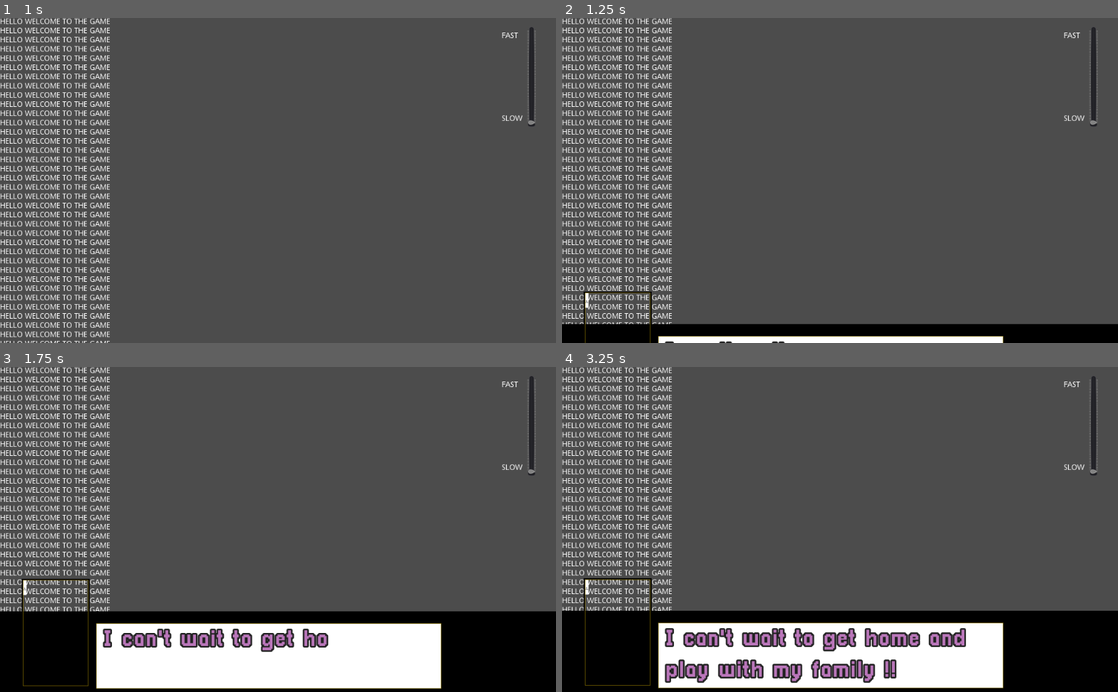
Above: before the commit, frames 1-4 (two rows, left to right).
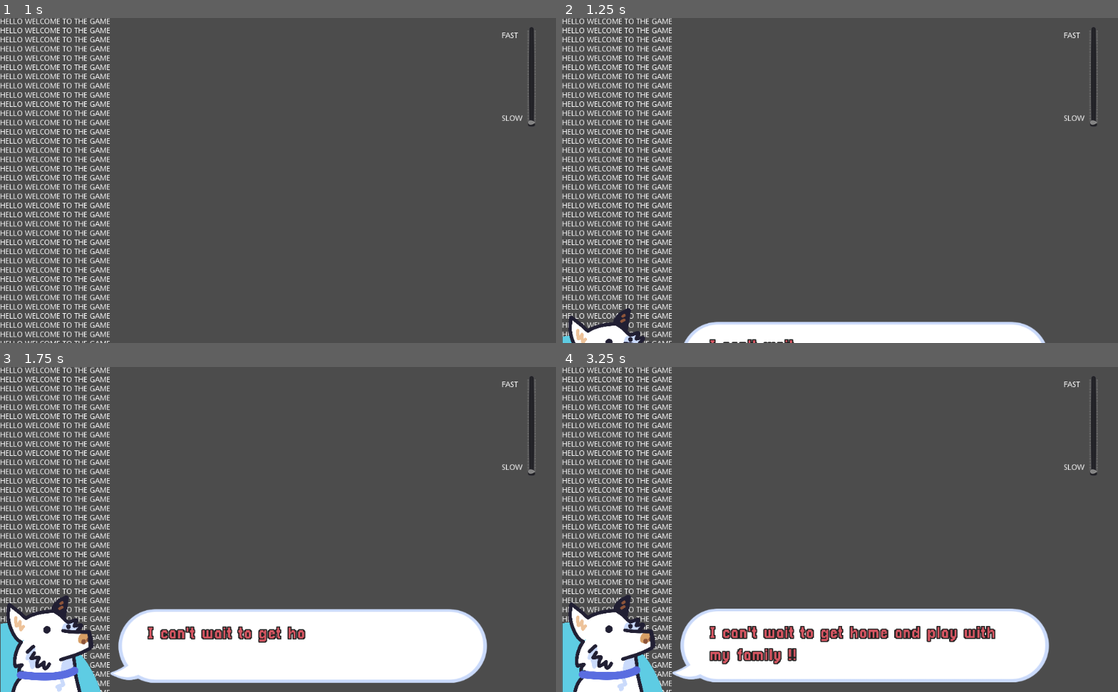
Above: after the commit, the same moments.

Repository: DevinPentecost/gmtkjam-2019
Game: Godot game, scene res://main_scenes/main_menu.tscn
Same seed, same stepped clock (60 frames per second), same inputs: the game is played once before the commit and once after it. Sound files missing from this copy of the repository are replaced by a short silence.
Inputs (mouse positions are in pixels of both pictures, inside the frame that each line leads up to):
- Up to frame 1 (1 s): click "START GAME" at 0.5 s
- Up to frame 2 (1.25 s): no input
- Up to frame 3 (1.75 s): tap Enter at 1.25 s; move the mouse to (400, 513) at 1.27 s; hold Right (player_turn_right) from 1.28 s (still down); hold Up (player_turn_straight) from 1.28 s (still down); click (400, 513) at 1.42 s
- Up to frame 4 (3.25 s): move the mouse to (728, 545) at 2.02 s; release Right (player_turn_right) at 2.03 s; release Up (player_turn_straight) at 2.03 s; hold Left (player_turn_left) 2.03-2.78 s; tap Up (player_turn_straight) at 2.1 s; move the mouse to (895, 458) at 2.77 s; hold Right (player_turn_right) from 2.78 s (still down); hold Up (player_turn_straight) from 2.78 s (still down)

Frame 1 is identical in both runs. In frame 2, 5.6% of the frame differs, in the area x 0-100%, y 84-100%; in frame 3, 18%; in frame 4, 21%, in the area x 0-100%, y 64-100%.

Commit message:
changed chat ui

Diff:
--- a/project/main_scenes/game_scene.gd
+++ b/project/main_scenes/game_scene.gd
@@ -10,12 +10,12 @@
 
 	# As a test, just use the default message and portrait
 	var dict0 = {}
-	dict0["portrait_texture"] = load("res://2d_resources/portrait_test.png")
+	dict0["portrait_texture"] = load("res://2d_resources/dogs/dog2a.png")
 	dict0["text_message"] = "I can't wait to get home and play with my family !!"
 	$passenger_message.append_passenger_message(dict0)
 
 	var dict1 = {}
-	dict1["portrait_texture"] = load("res://2d_resources/portrait_test.png")
+	dict1["portrait_texture"] = load("res://2d_resources/dogs/dog2a.png")
 	dict1["text_message"] = "kill yourself"
 	$passenger_message.append_passenger_message(dict1)
 	pass # Replace with function body.
--- a/project/objects/audio/driving_engine_sound.tscn
+++ b/project/objects/audio/driving_engine_sound.tscn
@@ -7,4 +7,5 @@
 script = ExtResource( 1 )
 
 [node name="audioplayer_engine" type="AudioStreamPlayer2D" parent="."]
+position = Vector2( 519.427, 312.324 )
 stream = ExtResource( 2 )
--- a/project/objects/audio/intro_message.tscn
+++ b/project/objects/audio/intro_message.tscn
@@ -12,21 +12,27 @@
 script = ExtResource( 1 )
 
 [node name="audio_welcome" type="AudioStreamPlayer2D" parent="."]
+position = Vector2( 512.746, 297.293 )
 stream = ExtResource( 2 )
 
 [node name="audio_great_day" type="AudioStreamPlayer2D" parent="."]
+position = Vector2( 512.746, 297.293 )
 stream = ExtResource( 3 )
 
 [node name="audio_out_and_about" type="AudioStreamPlayer2D" parent="."]
+position = Vector2( 512.746, 297.293 )
 stream = ExtResource( 4 )
 
 [node name="audio_up_to_you" type="AudioStreamPlayer2D" parent="."]
+position = Vector2( 512.746, 297.293 )
 stream = ExtResource( 5 )
 
 [node name="audio_your_guide" type="AudioStreamPlayer2D" parent="."]
+position = Vector2( 512.746, 297.293 )
 stream = ExtResource( 6 )
 
 [node name="audio_lets_take_a_look" type="AudioStreamPlayer2D" parent="."]
+position = Vector2( 512.746, 297.293 )
 stream = ExtResource( 7 )
 [connection signal="finished" from="audio_welcome" to="." method="_on_audio_finished"]
 [connection signal="finished" from="audio_great_day" to="." method="_on_audio_finished"]
--- a/project/objects/gui/passenger_message.tscn
+++ b/project/objects/gui/passenger_message.tscn
@@ -1,10 +1,9 @@
-[gd_scene load_steps=8 format=2]
+[gd_scene load_steps=7 format=2]
 
 [ext_resource path="res://objects/gui/passenger_message.gd" type="Script" id=1]
-[ext_resource path="res://2d_resources/text_container_test.png" type="Texture" id=2]
-[ext_resource path="res://2d_resources/text_background_test.png" type="Texture" id=3]
-[ext_resource path="res://2d_resources/portait_border.png" type="Texture" id=4]
-[ext_resource path="res://2d_resources/portrait_test.png" type="Texture" id=5]
+[ext_resource path="res://2d_resources/dogs/chatbox.png" type="Texture" id=2]
+[ext_resource path="res://2d_resources/dogs/dog2a.png" type="Texture" id=3]
+[ext_resource path="res://2d_resources/dogs/circle.png" type="Texture" id=4]
 
 [sub_resource type="DynamicFontData" id=1]
 font_path = "res://2d_resources/font/pixellari/Pixellari.ttf"
@@ -33,31 +32,32 @@
 stretch_mode = 3
 
 [node name="texture_text_container" type="TextureRect" parent="texture_all_elements"]
-margin_top = 60.0
-margin_right = 1024.0
-margin_bottom = 210.0
+margin_left = -1.29236
+margin_top = 41.9071
+margin_right = 1022.71
+margin_bottom = 191.907
 rect_min_size = Vector2( 680, 150 )
 rect_clip_content = true
-texture = ExtResource( 2 )
 stretch_mode = 3
 
 [node name="texture_text_border" type="TextureRect" parent="texture_all_elements/texture_text_container"]
-margin_left = 175.0
-margin_top = 20.0
-margin_right = 815.0
-margin_bottom = 145.0
+margin_left = 200.801
+margin_top = -0.45871
+margin_right = 1224.8
+margin_bottom = 255.541
 rect_min_size = Vector2( 640, 125 )
-texture = ExtResource( 3 )
+rect_scale = Vector2( 0.701402, 0.703347 )
+texture = ExtResource( 2 )
 
 [node name="richtext_message" type="RichTextLabel" parent="texture_all_elements/texture_text_container/texture_text_border"]
-margin_left = 15.0
-margin_top = 5.0
-margin_right = 615.0
-margin_bottom = 120.0
+margin_left = 102.0
+margin_top = 58.0
+margin_right = 913.0
+margin_bottom = 173.0
 rect_min_size = Vector2( 605, 115 )
 rect_clip_content = false
 custom_fonts/normal_font = SubResource( 2 )
-custom_colors/default_color = Color( 0.733333, 0.466667, 0.733333, 1 )
+custom_colors/default_color = Color( 0.85098, 0.341176, 0.388235, 1 )
 meta_underlined = false
 text = "I can't wait to go home and see my family!"
 scroll_active = false
@@ -65,24 +65,32 @@
 [node name="tween_text_visible" type="Tween" parent="texture_all_elements/texture_text_container/texture_text_border/richtext_message"]
 
 [node name="texture_portrait_border" type="TextureRect" parent="texture_all_elements"]
-margin_left = 40.0
-margin_right = 165.0
-margin_bottom = 200.0
+margin_left = 1.41812
+margin_top = 11.0906
+margin_right = 216.418
+margin_bottom = 211.091
 rect_min_size = Vector2( 125, 200 )
 rect_clip_content = true
-texture = ExtResource( 4 )
 
 [node name="texture_portrait" type="TextureRect" parent="texture_all_elements/texture_portrait_border"]
 show_behind_parent = true
-margin_left = -8.0
-margin_top = -10.0
-margin_right = 117.0
-margin_bottom = 190.0
+margin_left = -8.20151
+margin_top = -6.78442
+margin_right = 1015.8
+margin_bottom = 1046.22
 rect_min_size = Vector2( 125, 200 )
-rect_scale = Vector2( 0.14, 0.2 )
+rect_scale = Vector2( 0.2, 0.2 )
 rect_clip_content = true
-texture = ExtResource( 5 )
+texture = ExtResource( 3 )
 stretch_mode = 4
+
+[node name="portrait_back" type="TextureRect" parent="texture_all_elements/texture_portrait_border/texture_portrait"]
+show_behind_parent = true
+margin_left = 20.9503
+margin_top = 286.319
+margin_right = 1044.95
+margin_bottom = 1310.32
+texture = ExtResource( 4 )
 
 [node name="tween_vertical_pos" type="Tween" parent="texture_all_elements"]
 
Binary file added: project/2d_resources/dogs/chatbox.png
Not shown, added: project/2d_resources/dogs/chatbox.png.import
Binary file added: project/2d_resources/dogs/circle.png
Not shown, added: project/2d_resources/dogs/circle.png.import
